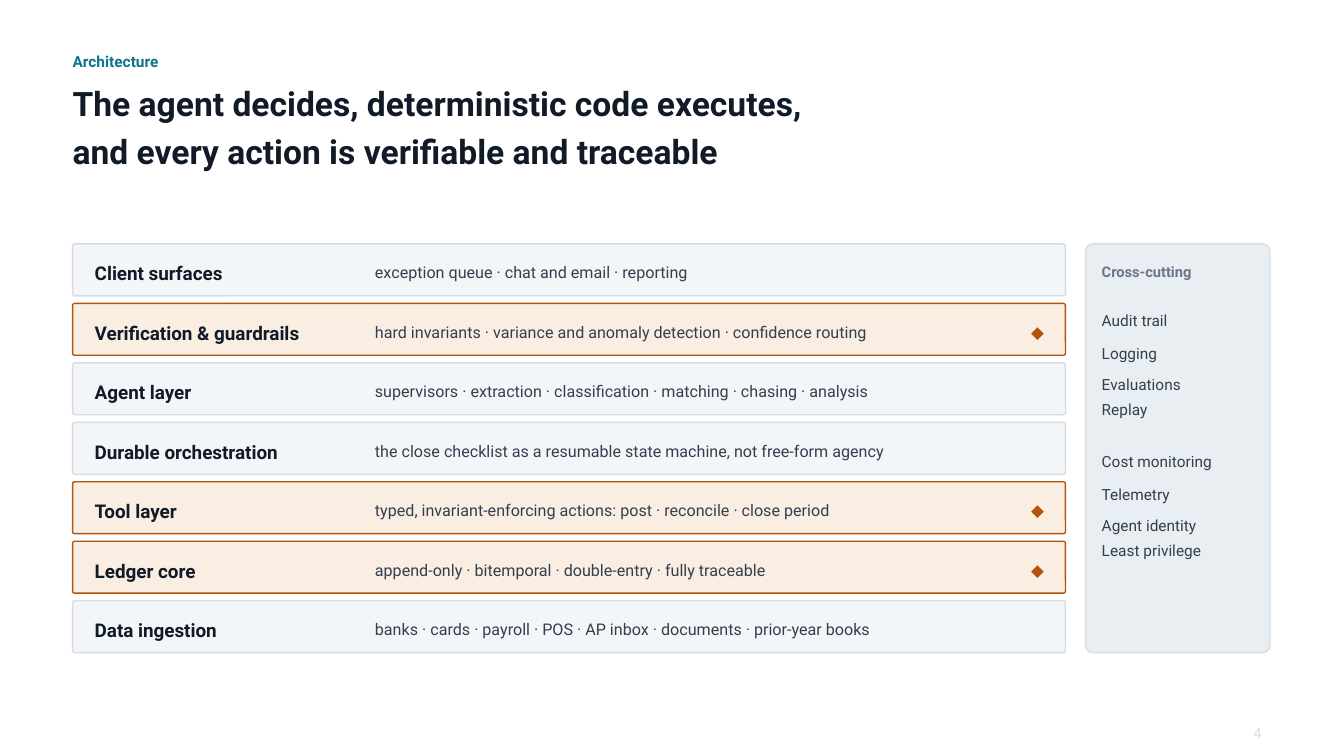
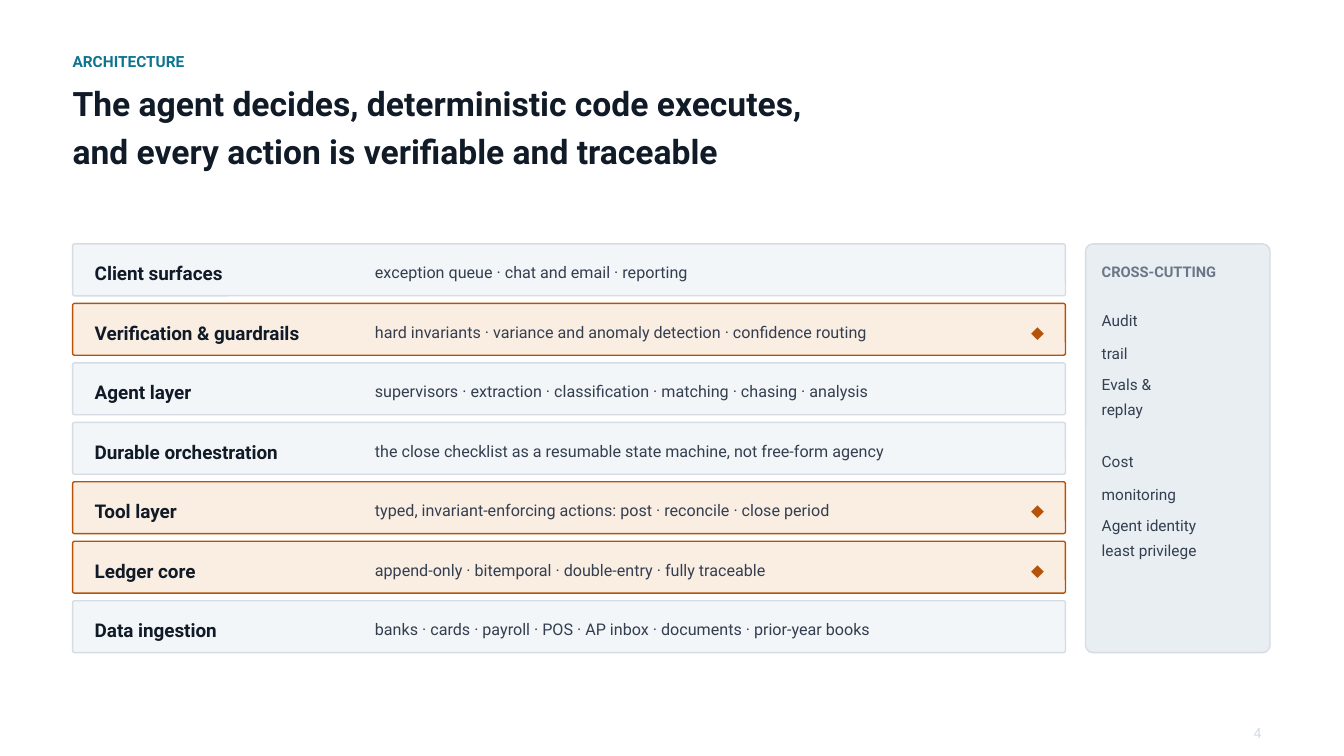
Before and after one commit to cllu/aimi-accounting-software-proposal, a slide deck: slide 5 of agent-native-accounting-deck.pptx. Drawn at 1344x756 pixels with LibreOffice and Linux fonts; fonts in the diff are those of the drawing. Boxes give left, top, right and bottom in pixels: in the first picture for what was removed or moved away, otherwise in the second. Text is boxed around its words. In the diff, an @@ line names an element or a change of style, - is before the commit and + after.

Commit message:
Update wording

```diff
--- a/agent-native-accounting-deck.pptx
+++ b/agent-native-accounting-deck.pptx
@@ text at [73, 56, 185, 67]: text changed @@
-Architecture
+ARCHITECTURE
@@ text at [1102, 266, 1216, 277]: text changed @@
-Cross-cutting
+CROSS-CUTTING
@@ text at [1102, 314, 1138, 359]: text changed @@
-Audit trail
-Logging
+Audit
+trail
@@ text at [1102, 378, 1143, 418]: text changed @@
-Evaluations
-Replay
+Evals &
+replay
@@ text at [1102, 456, 1176, 503]: text changed @@
-Cost monitoring
-Telemetry
+Cost
+monitoring
@@ text at [1102, 519, 1197, 559]: text changed @@
-Agent identity
-Least privilege
+Agent identity
+least privilege
```
Also in this commit, not shown: 9 other slides changed.
